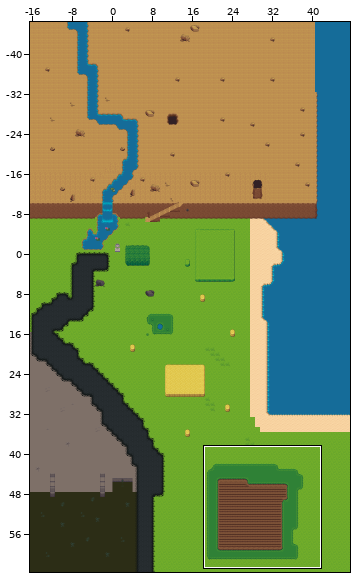
Level history. Tiled map: carte.tmx. The picture above shows the old version from afar; the outline marks the close-up.
Close-up. The starting point:
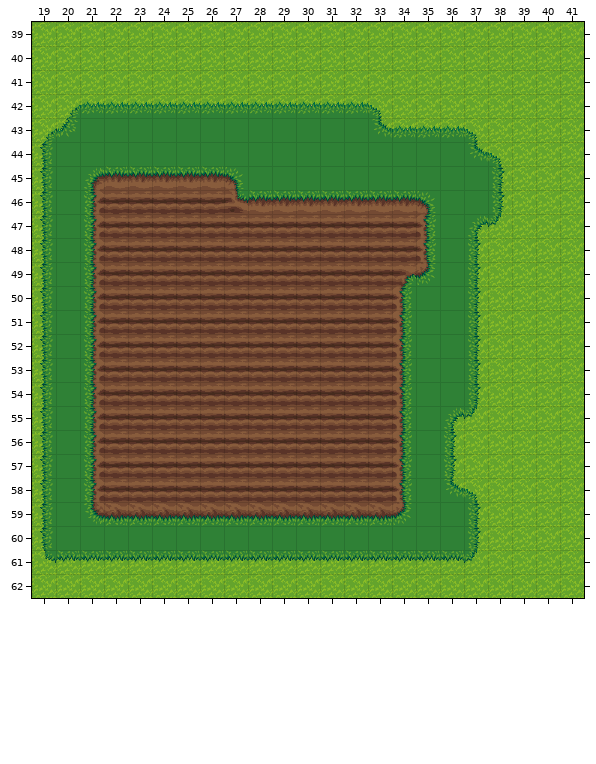
Cells are 32x32 px. Shown: x 19..41, y 39..62.
Once edited:
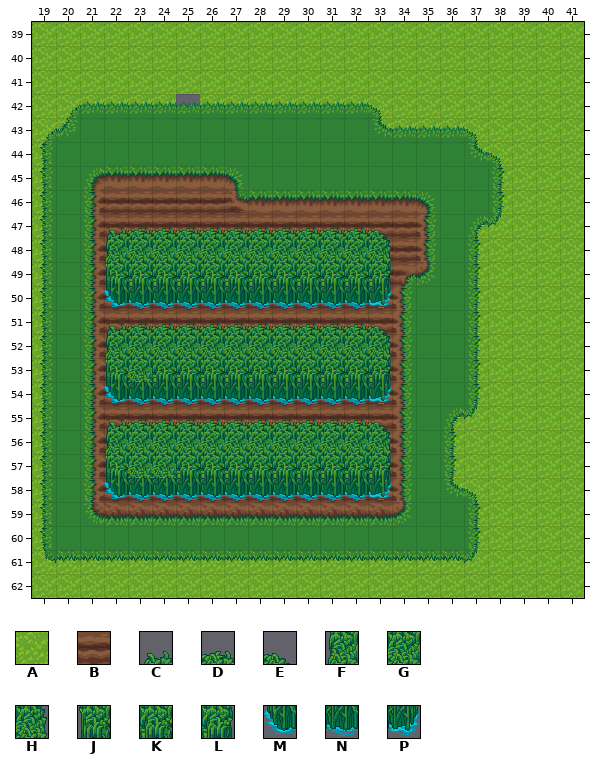
Key: from "terrain": A 301, B 676, C 801, D 802, E 803, F 833, G 834, H 835, J 865, K 866, L 867, M 929, N 930, P 931.
_ is an empty cell.
From the commit log: ajoutement du champ
Diff:
Layer "Troisième Plan":
Tile B now appears in row 47 at x 22 to 33; in rows 48 to 49 at x 22 and 33; in rows 50 to 51 at x 22 to 33; in rows 52 to 53 at x 22 and 33; in rows 54 to 55 at x 22 to 33; in rows 56 to 57 at x 22 and 33.
Tile B now appears in row 58 at x 22 to 33.
Tile A is removed in row 42 at x 25.
Layer "Second Plan":
The author changed tile B to tile C in row 47 at x 22; in row 51 at x 22; in row 55 at x 22.
The author changed tile B to tile D in row 47 at x 23 to 32; in row 51 at x 23 to 32; in row 55 at x 23 to 32.
The author changed tile B to tile E in row 47 at x 33; in row 51 at x 33; in row 55 at x 33.
The author changed tile B to tile F in row 48 at x 22; in row 52 at x 22; in row 56 at x 22.
The author changed tile B to tile G in row 48 at x 23 to 32; in row 52 at x 23 to 32; in row 53 at x 23; in row 56 at x 23 to 32; in row 57 at x 23 to 24.
The author changed tile B to tile H in row 48 at x 33; in row 52 at x 33; in row 56 at x 33.
The author changed tile B to tile J in row 49 at x 22; in row 53 at x 22; in row 57 at x 22.
The author changed tile B to tile K in row 49 at x 23 to 32; in row 53 at x 24 to 32; in row 57 at x 25 to 32.
The author changed tile B to tile L in row 49 at x 33; in row 53 at x 33; in row 57 at x 33.
The author changed tile B to tile M in row 50 at x 22; in row 54 at x 22; in row 58 at x 22.
The author changed tile B to tile N in row 50 at x 23 to 32; in row 54 at x 23 to 32; in row 58 at x 23 to 32.
The author changed tile B to tile P in row 50 at x 33; in row 54 at x 33; in row 58 at x 33.
Boxes around the changes in both close-ups, in picture pixels (x1, y1, x2, y2):
removed: (176, 94, 200, 107)
changed: (104, 228, 392, 501)
